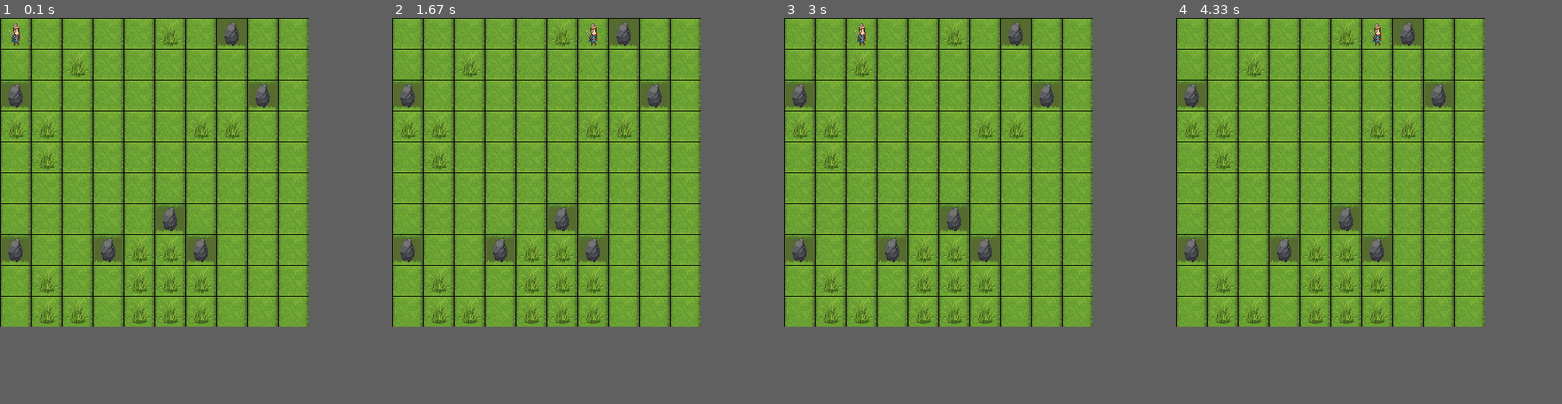
Above: before the commit, frames 1-4 (left to right).
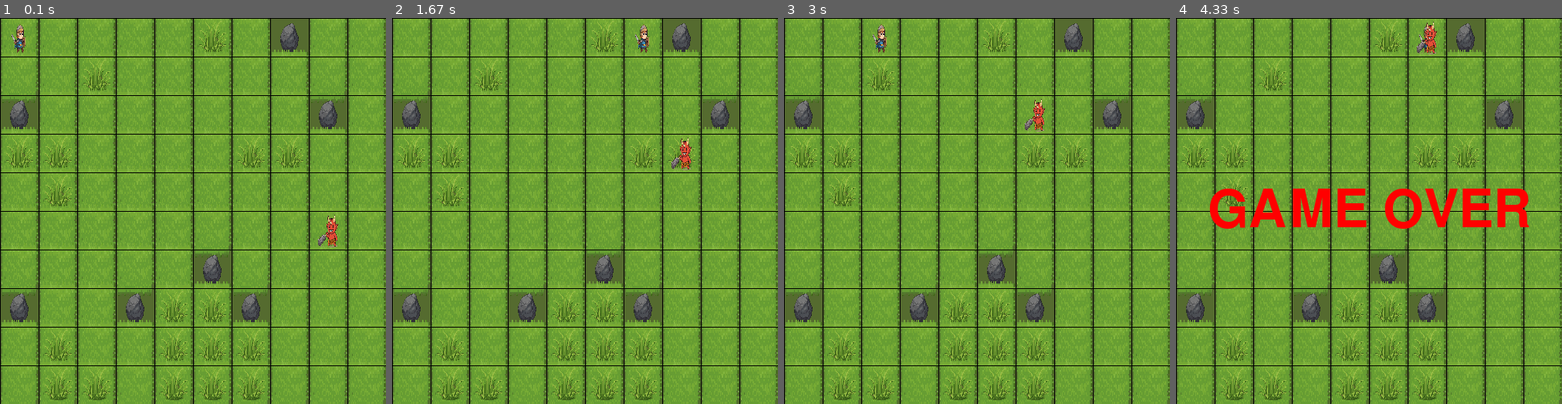
Above: after the commit, the same moments.

Repository: nalgo-intern/team-c-2025-summer-08-25
Game: pygame game, started from NipponAlugo_intern/oikakekko_game.py
The game is run twice, just before and just after one commit, with the same random seed, the same clock (stepped at 60 frames per second) and the same inputs.
Inputs:
- Up to frame 1 (0.1 s): no input
- Up to frame 2 (1.67 s): hold D 0.33-0.8 s; hold W 0.83-1.13 s; hold D 1.17-1.63 s
- Up to frame 3 (3 s): hold A 1.67-2.2 s; hold S 2.23-2.53 s; hold W 2.57-2.93 s; hold D from 2.97 s (still down)
- Up to frame 4 (4.33 s): release D at 3.6 s
In our replay, the window is 400x400 before the commit and 500x500 after it. These sizes can differ from the game's own. Grey fills any space a smaller window leaves; there, only what the larger window draws over its background counts as a difference.

The runs differ from the first frame. In frame 1, 32% of the frame differs, in the area x 0-100%, y 0-100%; in frame 2, 32%; in frame 3, 32%; in frame 4, 35%.

Commit message:
feat: 鬼の追跡機能とゲームシステムを実装 (closes #3)
- 鬼がプレイヤーを追いかけるBFSアルゴリズムを追加#

Diff:
--- a/NipponAlugo_intern/oikakekko_game.py
+++ b/NipponAlugo_intern/oikakekko_game.py
@@ -1,12 +1,15 @@
 import pygame
 import sys
 import random
+
+# oni.pyから鬼の移動アルゴリズムを読み込む
+from oni import get_oni_next_move
 
 # 初期化
 pygame.init()
 
 # グリッド設定
-GRID_SIZE = 40
+GRID_SIZE = 50
 GRID_WIDTH = 10
 GRID_HEIGHT = 10
 WIDTH = GRID_WIDTH * GRID_SIZE
@@ -16,40 +19,27 @@
 
 # 色
 BLACK = (0, 0, 0)
-# 背景色を茶色から緑に変更
 BG_GREEN = (85, 107, 47)
+RED = (255, 0, 0) # ゲームオーバー用に赤色を追加
 
 # プレイヤー初期位置
 player_x, player_y = 0, 0
 
-
-# --- ▼▼▼ 画像読み込み部分を修正 ▼▼▼ ---
-
-# マス目より少し大きいサイズを定義
-OVERLAP_SIZE = 70
-# 勇者と岩のサイズを変更
+# --- 画像読み込み ---
+OVERLAP_SIZE = 90
 OHTERS_SIZE = GRID_SIZE
-# 中央に配置するためのズレを計算
 OFFSET = (OVERLAP_SIZE - GRID_SIZE) // 2
 
-# 草タイルを少し大きくリサイズ
 grass_tile = pygame.image.load("grass_tile.png").convert_alpha()
 grass_tile = pygame.transform.scale(grass_tile, (OVERLAP_SIZE, OVERLAP_SIZE))
-
-# 草むらも合わせて少し大きくリサイズ
 grass_bush = pygame.image.load("grass_bush.png").convert_alpha()
 grass_bush = pygame.transform.scale(grass_bush, (OVERLAP_SIZE, OVERLAP_SIZE))
-
-# 勇者はマス目ぴったりのサイズに
 hero_img = pygame.image.load("hero.png").convert_alpha()
 hero_img = pygame.transform.scale(hero_img, (OHTERS_SIZE, OHTERS_SIZE))
-
-# 岩の画像を追加
 rock_img = pygame.image.load("rock.png").convert_alpha()
-# 岩はマス目ぴったりのサイズに
 rock_img = pygame.transform.scale(rock_img, (OHTERS_SIZE, OHTERS_SIZE))
-
-# --- ▲▲▲ 画像読み込み部分の修正ここまで ▲▲▲ ---
+oni_img = pygame.image.load("oni.png").convert_alpha()
+oni_img = pygame.transform.scale(oni_img, (OHTERS_SIZE, OHTERS_SIZE))
 
 
 # フィールド情報を二次元リストで作成
@@ -71,7 +61,14 @@
         field[ry][rx]["type"] = "rock"
         rocks_set.add((rx, ry))
 
-# 草むらを10%の確率で追加（岩セルには追加しない）
+# 鬼の初期位置をランダムに設定
+while True:
+    oni_x = random.randint(0, GRID_WIDTH - 1)
+    oni_y = random.randint(0, GRID_HEIGHT - 1)
+    if (oni_x, oni_y) != (player_x, player_y) and field[oni_y][oni_x]["type"] != "rock":
+        break
+
+# 草むらを10%の確率で追加
 for y in range(GRID_HEIGHT):
     for x in range(GRID_WIDTH):
         if field[y][x]["type"] == "grass" and random.random() < 0.1:
@@ -81,55 +78,67 @@
         if 0 <= x - 1 and field[y][x - 1]["bush"] == True and random.random() < 0.4:
                 field[y][x]["bush"] = True
 
+# ▼▼▼【変更】ゲームオーバー用のフォントを準備 ▼▼▼
+game_over_font = pygame.font.Font(None, 100) # フォントとサイズを指定
+game_over_text = game_over_font.render("GAME OVER", True, RED)
+game_over_rect = game_over_text.get_rect(center=(WIDTH // 2, HEIGHT // 2))
+# ▲▲▲【変更】ここまで ▲▲▲
+
 # メインループ
 clock = pygame.time.Clock()
+move_interval = 150
+last_move_time = 0
+oni_move_interval = 500
+oni_last_move_time = 0
+game_over = False
 
-# 移動速度制御のための変数を追加
-move_interval = 150  # 移動間隔（ミリ秒）。数値を小さくすると速くなる
-last_move_time = 0
-
-while True:
+while True: # game_overフラグでの終了は最後に行う
     for event in pygame.event.get():
         if event.type == pygame.QUIT:
             pygame.quit()
             sys.exit()
 
-    # --- ▼▼▼ ここから長押し移動の処理 ▼▼▼ ---
+    # ゲームオーバーでなければ、キャラクターの移動処理を行う
+    if not game_over:
+        current_time = pygame.time.get_ticks()
 
-    # 現在の時間を取得
-    current_time = pygame.time.get_ticks()
-    # キーが押され続けているかを取得
-    keys = pygame.key.get_pressed()
+        # --- プレイヤーの移動処理 ---
+        keys = pygame.key.get_pressed()
+        if current_time - last_move_time > move_interval:
+            new_x, new_y = player_x, player_y
+            if keys[pygame.K_w] and player_y > 0: new_y -= 1
+            elif keys[pygame.K_s] and player_y < GRID_HEIGHT - 1: new_y += 1
+            elif keys[pygame.K_a] and player_x > 0: new_x -= 1
+            elif keys[pygame.K_d] and player_x < GRID_WIDTH - 1: new_x += 1
 
-    # 前回の移動から一定時間が経過していたら、移動処理を行う
-    if current_time - last_move_time > move_interval:
-        new_x, new_y = player_x, player_y
+            if (new_x, new_y) != (player_x, player_y):
+                if field[new_y][new_x]["type"] != "rock":
+                    player_x, player_y = new_x, new_y
+                last_move_time = current_time
 
-        if keys[pygame.K_w] and player_y > 0:
-            new_y -= 1
-        elif keys[pygame.K_s] and player_y < GRID_HEIGHT - 1:
-            new_y += 1
-        elif keys[pygame.K_a] and player_x > 0:
-            new_x -= 1
-        elif keys[pygame.K_d] and player_x < GRID_WIDTH - 1:
-            new_x += 1
+        # --- 鬼の移動処理 ---
+        if current_time - oni_last_move_time > oni_move_interval:
+            bfs_map = []
+            for y in range(GRID_HEIGHT):
+                row_str = ""
+                for x in range(GRID_WIDTH):
+                    if field[y][x]["type"] == "rock":
+                        row_str += "#"
+                    else:
+                        row_str += "."
+                bfs_map.append(row_str)
 
-        # 実際に移動があったかチェック
-        if (new_x, new_y) != (player_x, player_y):
-            # 岩の位置じゃなければ移動
-            if field[new_y][new_x]["type"] != "rock":
-                player_x, player_y = new_x, new_y
+            oni_next_position = get_oni_next_move(bfs_map, (oni_x, oni_y), (player_x, player_y))
+            oni_x, oni_y = oni_next_position
+            oni_last_move_time = current_time
 
-            # 移動があったので、最終移動時間を更新
-            last_move_time = current_time
+        # --- 当たり判定（ゲームオーバー処理） ---
+        if (oni_x, oni_y) == (player_x, player_y):
+            print("ゲームオーバー！鬼に捕まりました。")
+            game_over = True # フラグを立てる
 
-    # --- ▲▲▲ 長押し移動の処理ここまで ▲▲▲ ---
-
-
-    # --- 描画 ---
-    # 背景を緑色で塗りつぶす
+    # --- 描画処理 ---
     screen.fill(BG_GREEN)
-
     for y in range(GRID_HEIGHT):
         for x in range(GRID_WIDTH):
             cell = field[y][x]
@@ -139,11 +148,7 @@
                 if cell["bush"]:
                     screen.blit(grass_bush, blit_pos)
             elif cell["type"] == "rock":
-                # 岩の下に草が描画されないように修正
                 screen.blit(rock_img, (x * GRID_SIZE, y * GRID_SIZE))
-
-    # プレイヤーはマス目の中に描画
-    screen.blit(hero_img, (player_x * GRID_SIZE, player_y * GRID_SIZE))
 
     # グリッド線
     for x in range(0, WIDTH, GRID_SIZE):
@@ -151,5 +156,21 @@
     for y in range(0, HEIGHT, GRID_SIZE):
         pygame.draw.line(screen, BLACK, (0, y), (WIDTH, y))
 
+    # プレイヤーと鬼を描画
+    screen.blit(hero_img, (player_x * GRID_SIZE, player_y * GRID_SIZE))
+    screen.blit(oni_img, (oni_x * GRID_SIZE, oni_y * GRID_SIZE))
+
+    # ▼▼▼【変更】ゲームオーバー時に文字を描画 ▼▼▼
+    if game_over:
+        screen.blit(game_over_text, game_over_rect)
+        pygame.display.flip() # 画面を更新して文字を表示
+        pygame.time.wait(3000) # 3秒待機
+        break # whileループを抜ける
+    # ▲▲▲【変更】ここまで ▲▲▲
+
     pygame.display.flip()
     clock.tick(60)
+
+# ゲームループが終了したら、Pygameを終了
+pygame.quit()
+sys.exit()
--- /dev/null
+++ b/NipponAlugo_intern/oni.py
@@ -0,0 +1,91 @@
+# oni.py
+from collections import deque
+
+def bfs(grid, start_pos, end_pos):
+    """
+    BFSを使って、grid上のstart_posからend_posまでの最短経路を探索する。
+
+    :param grid: 2Dリストのマップデータ ('#'は壁, '.'は通路)
+    :param start_pos: 開始座標 (x, y)
+    :param end_pos: 目的地の座標 (x, y)
+    :return: 最短経路のリスト。見つからない場合はNone。
+    """
+    width, height = len(grid[0]), len(grid)
+    queue = deque([[start_pos]])  # キューには経路のリストを入れる
+    visited = {start_pos}
+
+    while queue:
+        path = queue.popleft()
+        x, y = path[-1]
+
+        if (x, y) == end_pos:
+            return path  # 目的地に到達したら経路を返す
+
+        # 上下左右の4方向を探索
+        for dx, dy in [(0, 1), (0, -1), (1, 0), (-1, 0)]:
+            nx, ny = x + dx, y + dy
+
+            # マップの範囲内かつ、壁ではなく、未訪問の場所かチェック
+            if 0 <= nx < width and 0 <= ny < height and \
+               grid[ny][nx] != '#' and (nx, ny) not in visited:
+
+                visited.add((nx, ny))
+                new_path = list(path)
+                new_path.append((nx, ny))
+                queue.append(new_path)
+
+    return None # 目的地までの経路が見つからなかった場合
+
+def get_oni_next_move(grid, oni_pos, player_pos):
+    """
+    鬼が次に動くべき最適な座標を返す。
+
+    :param grid: 2Dリストのマップデータ
+    :param oni_pos: 鬼の現在座標 (x, y)
+    :param player_pos: プレイヤーの現在座標 (x, y)
+    :return: 鬼が次に移動すべき座標 (x, y)。経路がない場合は現在の座標を返す。
+    """
+    # BFSで鬼からプレイヤーへの最短経路を探す
+    path = bfs(grid, oni_pos, player_pos)
+
+    if path and len(path) > 1:
+        # 経路が見つかった場合、現在の位置の次(インデックス1)が次の一歩
+        return path[1]
+    else:
+        # 経路が見つからない、または既に隣接している場合は動かない
+        return oni_pos
+
+# --- 以下は使い方と動作テストの例 ---
+if __name__ == '__main__':
+    # サンプルマップの定義（'#'は壁, '.'は通路, 'O'は鬼, 'P'はプレイヤー）
+    MAP_DATA = [
+        "##########",
+        "#O.......#",
+        "#.#.######",
+        "#.#.#....#",
+        "#.#.#.##.#",
+        "#...#..#P#",
+        "##########",
+    ]
+
+    # 初期位置の設定
+    oni_position = (1, 1)
+    player_position = (8, 5)
+
+    print(f"鬼の初期位置: {oni_position}")
+    print(f"プレイヤーの位置: {player_position}")
+    print("-" * 20)
+
+    # 鬼を5ターン動かしてみるシミュレーション
+    for i in range(5):
+        # 鬼の次の移動先を取得
+        next_move = get_oni_next_move(MAP_DATA, oni_position, player_position)
+
+        print(f"ターン{i+1}: 鬼の次の動き -> {next_move}")
+
+        # 鬼の位置を更新
+        oni_position = next_move
+
+        if oni_position == player_position:
+            print("鬼がプレイヤーを捕まえた！")
+            break
Binary file added: NipponAlugo_intern/oni.png
Not shown, removed: .DS_Store
Not shown, added: NipponAlugo_intern/.gitignore
